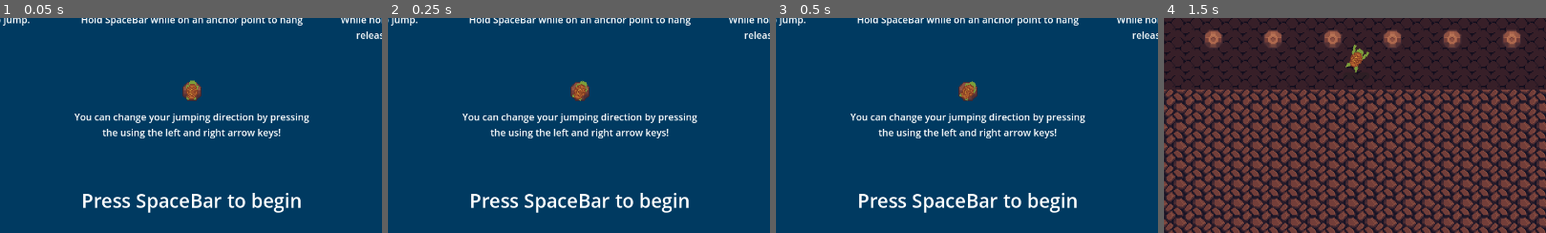
Above: before the commit, frames 1-4 (left to right).
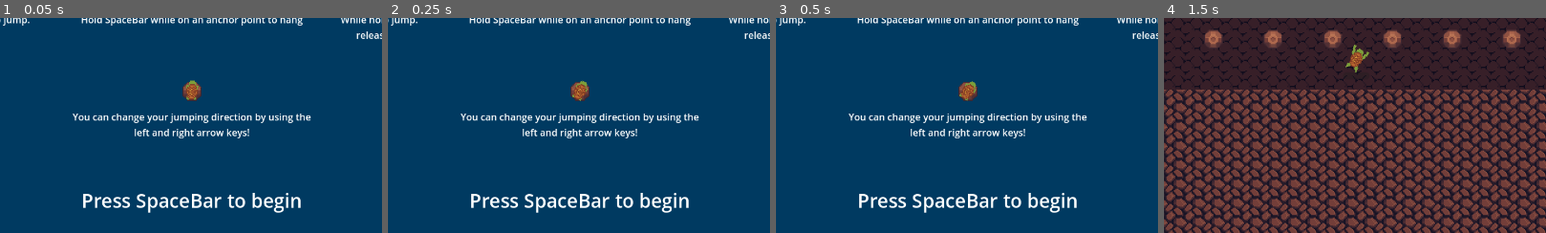
Above: after the commit, the same moments.

Repository: BlueBrainOrg/Scale-King
Game: Godot game, scene res://src/start.tscn
Two runs of this game, one before a commit and one after it. Both use one fixed random seed, a clock stepped at 60 frames per second and the inputs below.
Inputs (mouse positions are % of the whole screen's width and height, from its top left):
- Up to frame 1 (0.05 s): no input
- Up to frame 2 (0.25 s): no input
- Up to frame 3 (0.5 s): no input
- Up to frame 4 (1.5 s): tap Space at 0.5 s; move the mouse to (72, 45) at 0.52 s; hold Right (ui_right) 0.53-1.25 s; hold Alt 0.53-1.25 s; click (72, 45) at 0.67 s; tap Enter (ui_accept) at 0.77 s; drag from (30, 55) to (55, 50) at 1.27 s
The pictures show only the part of the screen within x 25-75%, y 44-94%; the shares and areas given below are measured in that part.

The runs differ from the first frame. In frame 1, 2.6% of the frame differs, in the area x 19-82%, y 44-56%; in frame 2, 2.6%; in frame 3, 2.6%; in frame 4, nothing differs.

Commit message:
fixed tutorial text

Diff:
--- a/src/start.tscn
+++ b/src/start.tscn
@@ -136,7 +136,9 @@
 [node name="HappyTurtle" parent="VBoxContainer/GridContainer/JumpInstructions/Node2D/TurtlePos" instance=ExtResource("1_ucqqd")]
 
 [node name="AnimatedSprite2D" parent="VBoxContainer/GridContainer/JumpInstructions/Node2D/TurtlePos/HappyTurtle" index="0"]
+position = Vector2(0, -11.367)
 sprite_frames = SubResource("SpriteFrames_kqo40")
+frame = 1
 
 [node name="AnimationPlayer" parent="VBoxContainer/GridContainer/JumpInstructions/Node2D/TurtlePos/HappyTurtle" index="1"]
 script = SubResource("GDScript_yudhm")
@@ -235,7 +237,7 @@
 texture = ExtResource("3_84xyf")
 
 [node name="climber" type="Sprite2D" parent="VBoxContainer/GridContainer/JumpInstructions5/Node2D/TurtlePos"]
-rotation = 0.47895
+rotation = -0.682092
 texture = ExtResource("2_g0fgv")
 region_enabled = true
 region_rect = Rect2(0, 0, 24, 24)
@@ -252,7 +254,7 @@
 
 [node name="Label" type="Label" parent="VBoxContainer/GridContainer/JumpInstructions5"]
 layout_mode = 2
-text = "You can change your jumping direction by pressing the using the left and right arrow keys!"
+text = "You can change your jumping direction by using the left and right arrow keys!"
 horizontal_alignment = 1
 vertical_alignment = 1
 autowrap_mode = 2
